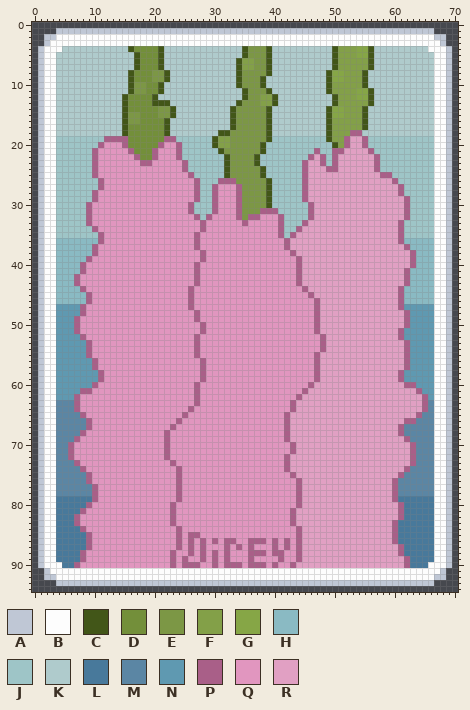
Sprite sheet, stored at img/j_snapdragon.png. The picture above was drawn from the file before the commit.
The file is 71x95 pixels. Colours within 5 levels of each other are drawn and written as one.
Palette (. is transparent): A #bfc7d5  B #fdfdfd  C #425618  D #738f3a  E #7c9745  F #83a048  G #86a646  H #8abac3  J #9ec5c7  K #afcbcc  L #48799b  M #5b86a4  N #5f99b1  P #a95f88  Q #e196bf  R #e1a0c3
New version:
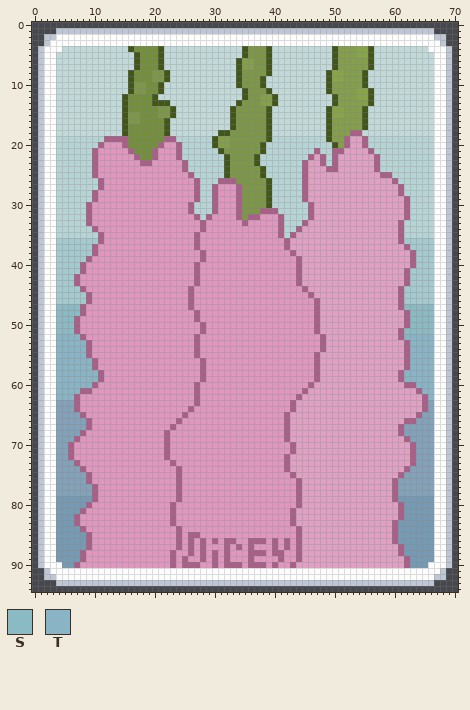
Colours new in this view: S #8abac3  T #88b4c6
Changes in this commit:
colour H: #8abac3 -> #a4c9cf
colour J: #9ec5c7 -> #b6d4d5
colour K: #afcbcc -> #c2d9d9
colour L: #48799b -> #759bb4
colour M: #5b86a4 -> #82a2ba
y 47: x 4..7 NNNN -> SSSS; x 62..66 NNNNN -> SSSSS
y 48: x 4..7 NNNN -> SSSS; x 63..66 NNNN -> SSSS
y 49..50: x 4..6 NNN -> SSS; x 63..66 NNNN -> SSSS
y 51: x 4..6 NNN -> SSS; x 62..66 NNNNN -> SSSSS
y 52: x 4..7 NNNN -> TTTT; x 62..66 NNNNN -> TTTTT
y 53..55: x 4..8 NNNNN -> TTTTT; x 63..66 NNNN -> TTTT
y 56..57: x 4..9 NNNNNN -> TTTTTT; x 63..66 NNNN -> TTTT
y 58..59: x 4..10 NNNNNNN -> TTTTTTT; x 62..66 NNNNN -> TTTTT
y 60: x 4..9 NNNNNN -> TTTTTT; x 64..66 NNN -> TTT
y 61: x 4..7 NNNN -> TTTT; x 65..66 NN -> TT
y 62: x 4..6 NNN -> TTT; x 66 N -> T
Where, in picture pixels (left, top, right, bottom), the same in both pictures:
changed: (56, 46, 134, 568)
changed: (158, 46, 242, 220)
changed: (260, 46, 332, 238)
changed: (362, 46, 434, 568)
